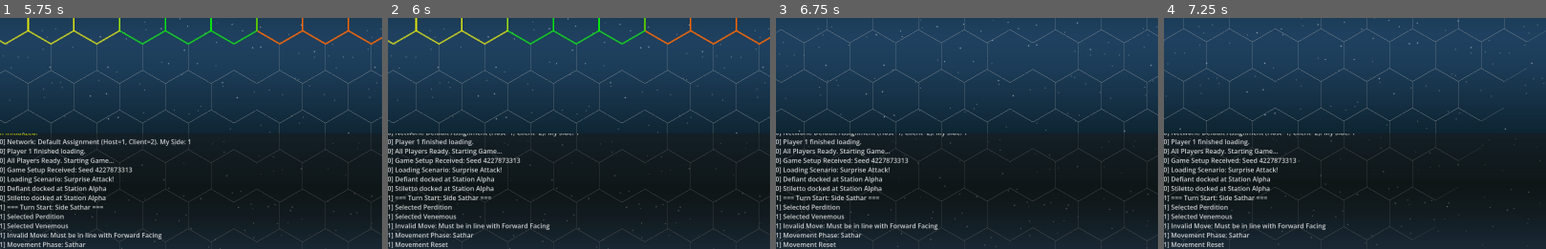
Above: before the commit, frames 1-4 (left to right).
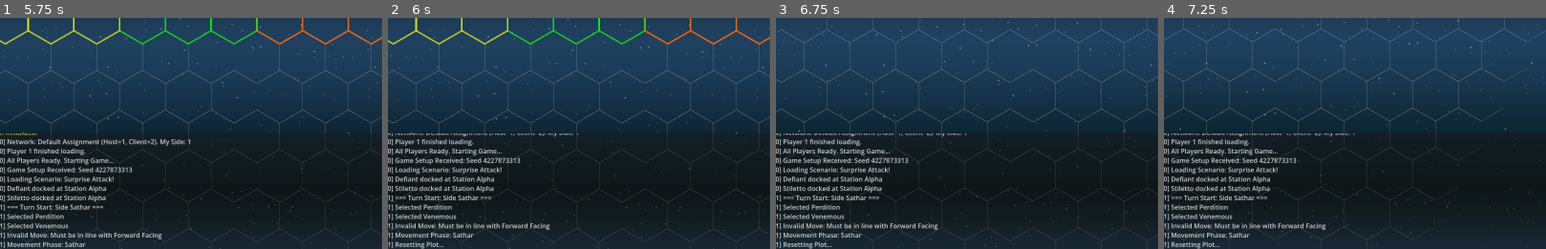
Above: after the commit, the same moments.

Repository: jjeffers/sf-kh-simulator
Game: Godot game, scene res://Scenes/Main.tscn
Same seed, same stepped clock (60 frames per second), same inputs: the game is played once before the commit and once after it. This scene is started directly instead of the project's main scene.
Inputs (mouse positions are % of the whole screen's width and height, from its top left):
- Up to frame 1 (5.75 s): click "> Venemous (PLANNING) <" at 0.5 s; click "Perdition (PLANNING)" at 1.25 s; click "Venemous (PLANNING)" at 2 s; tap Enter at 2.75 s; drag from (94, 29) to (60, 28) at 2.77 s; tap Space at 3.5 s; drag from (80, 65) to (45, 70) at 3.52 s; move the mouse to (20, 35) at 4.27 s; hold A 4.28-5 s; tap Alt at 4.35 s; drag from (55, 50) to (20, 35) at 5.02 s
- Up to frame 2 (6 s): click "Undo" at 5.75 s
- Up to frame 3 (6.75 s): move the mouse to (35, 25) at 6.52 s; hold S from 6.53 s (still down); tap Q at 6.6 s
- Up to frame 4 (7.25 s): keep holding S; tap Space at 6.77 s
The pictures show only the part of the screen within x 2-52%, y 50-100%; the shares and areas given below are measured in that part.

Frame 1 is identical in both runs. In frame 2, 0.2% of the frame differs, in the area x 2-16%, y 96-100%; in frame 3, 0.2%; in frame 4, 0.2%.

Commit message:
fix: resolve undo desync and add missing LOS tests

Diff:
--- a/Scripts/GameManager.gd
+++ b/Scripts/GameManager.gd
@@ -1639,6 +1639,15 @@
 		if is_instance_valid(s):
 			s.reset_turn_state()
 
+			# Capture Start State for Undo
+			s.turn_start_state = {
+				"grid_position": s.grid_position,
+				"facing": s.facing,
+				"speed": s.speed,
+				"is_ms_active": s.is_ms_active,
+				"ms_orbit_start_hex": s.ms_orbit_start_hex
+			}
+
 	start_movement_phase()
 
 	# Fire Damage Phase (after Turn Start reset)
@@ -2395,32 +2404,60 @@
 		else: label_player_info.modulate = Color.GREEN
 
 func _on_undo():
-	# User Request: "Undo" button should restore ship to original position/state (Full Reset)
-	if selected_ship and selected_ship.has_moved:
-		log_message("Undoing Committed Move for %s" % selected_ship.name)
-		if not selected_ship.turn_start_state.is_empty():
-			var s = selected_ship.turn_start_state
-			selected_ship.grid_position = s["grid_position"]
-			selected_ship.facing = s["facing"]
-			selected_ship.speed = s["speed"]
-			selected_ship.is_ms_active = s["is_ms_active"]
-			selected_ship.ms_orbit_start_hex = s["ms_orbit_start_hex"]
-			selected_ship.has_moved = false
-			selected_ship.previous_path.clear() # Clear visual trail from the undone move
-
-			# Note: We don't clear turn_start_state here, enabling repeated undos if needed (though pointless)
+	if not selected_ship: return
+
+	# Case 1: Committed Move (Needs RPC / Full Reset)
+	if selected_ship.has_moved:
+		if multiplayer.has_multiplayer_peer():
+			rpc("rpc_undo_move", selected_ship.name)
 		else:
-			log_message("[Error] No turn start state found for undo!")
-
-	log_message("Movement Reset")
-
-	# Clear all plotting data and restore start state
+			rpc_undo_move(selected_ship.name)
+		return
+
+	# Case 2: Plotting Phase (Local Reset)
+	log_message("Resetting Plot...")
 	_reset_plotting_state()
-
-	# Visual Reset
 	_spawn_ghost()
 	_update_ui_state()
 	queue_redraw()
+
+@rpc("any_peer", "call_local", "reliable")
+func rpc_undo_move(ship_name: String):
+	var s_obj = _find_ship_by_name(ship_name)
+	if not s_obj: return
+
+	# Security: Check Ownership
+	var sender = 1
+	if multiplayer.has_multiplayer_peer():
+		sender = multiplayer.get_remote_sender_id()
+		if sender == 0: sender = multiplayer.get_unique_id()
+
+	if not _validate_rpc_ownership(sender, s_obj.side_id):
+		return
+
+	log_message("Undoing Move for %s" % s_obj.name)
+
+	if not s_obj.turn_start_state.is_empty():
+		var state = s_obj.turn_start_state
+		s_obj.grid_position = state["grid_position"]
+		s_obj.facing = state["facing"]
+		s_obj.speed = state["speed"]
+		s_obj.is_ms_active = state["is_ms_active"]
+		s_obj.ms_orbit_start_hex = state["ms_orbit_start_hex"]
+		s_obj.has_moved = false
+		s_obj.previous_path.clear()
+	else:
+		log_message("[Error] No turn start state found for undo!")
+
+	# If this is the selected ship on this client, reset UI
+	if selected_ship == s_obj:
+		_reset_plotting_state()
+		_spawn_ghost()
+		_update_ui_state()
+		queue_redraw()
+	else:
+		# Remote update
+		s_obj.queue_redraw()
 
 
 var state_is_orbiting: bool = false # Temp state for UI
--- /dev/null
+++ b/test/integration/test_undo_sync.gd
@@ -0,0 +1,87 @@
+extends GutTest
+
+var game_manager_script = load("res://Scripts/GameManager.gd")
+var ship_script = load("res://Scripts/Ship.gd")
+
+var _gm = null
+var _ship = null
+
+func before_each():
+	_gm = game_manager_script.new()
+	add_child_autofree(_gm)
+
+	_ship = ship_script.new()
+	_ship.name = "TestShip"
+	_ship.side_id = 1
+	_gm.ships.append(_ship)
+	_gm.add_child(_ship)
+
+func test_rpc_undo_move_resets_state():
+	# 1. Setup Initial State (as if Turn Started)
+	var start_pos = Vector3i(0, 0, 0)
+	var start_facing = 0
+
+	_ship.grid_position = start_pos
+	_ship.facing = start_facing
+	_ship.speed = 0
+
+	# Simulate Turn Start Capture
+	_ship.reset_turn_state()
+	_ship.turn_start_state = {
+		"grid_position": start_pos,
+		"facing": start_facing,
+		"speed": 0,
+		"is_ms_active": false,
+		"ms_orbit_start_hex": Vector3i.ZERO
+	}
+
+	# 2. Perform a Move
+	var move_pos = Vector3i(0, 1, -1)
+	_ship.grid_position = move_pos
+	_ship.has_moved = true
+	_ship.previous_path.assign([move_pos])
+
+	# 3. Call RPC (Simulate receiving it)
+	# We rely on validate logic, so we need to mess with side_id or disable security for test?
+	# _validate_rpc_ownership defaults to failing if no sender.
+	# But if no multiplayer peer, it assumes local (sender=1)?
+	# Let's check logic:
+	# if multiplayer.has_multiplayer_peer(): sender = remote_id else: sender = 1
+	# The test runner usually has NO peer, so sender=1.
+	# We need ship.side_id = 1? But _validate checks if sender_id maps to side_id.
+	# NetworkManager.lobby_data["teams"] defaults to empty.
+	# So _validate might fail.
+	# Let's Mock NetworkManager or bypass?
+	# We can set NetworkManager.lobby_data["teams"] = {1: 1}
+
+	var NetworkManager = _gm.get_node("/root/NetworkManager")
+	if NetworkManager:
+		NetworkManager.lobby_data["teams"] = {1: 1} # Peer 1 owns Side 1
+
+	_gm.rpc_undo_move("TestShip")
+
+	# 4. Verify Reset
+	assert_eq(_ship.grid_position, start_pos, "Ship should return to start pos")
+	assert_false(_ship.has_moved, "Ship should not be marked as moved")
+	assert_eq(_ship.previous_path.size(), 0, "Previous path should be cleared")
+
+func test_undo_on_client_triggers_rpc():
+	# This requires creating a mock peer or checking if rpc was called.
+	# GUT has 'stub' or 'spy'?
+	# Easier to just verify the logic branch:
+	# If has_moved = true, it calls local rpc_undo_move (if offline).
+	# Setup
+	_gm.selected_ship = _ship
+	_ship.has_moved = true
+	_ship.turn_start_state = {"grid_position": Vector3i.ZERO, "facing": 0, "speed": 0, "is_ms_active": false, "ms_orbit_start_hex": Vector3i.ZERO}
+
+	# Force Offline
+	# (Default is offline)
+
+	# Execute
+	_gm._on_undo()
+
+	# Verify
+	# Since offline calls rpc_undo_move directly, state should reset.
+	assert_eq(_ship.grid_position, Vector3i.ZERO)
+	assert_false(_ship.has_moved)
--- /dev/null
+++ b/test/unit/test_planet_los.gd
@@ -0,0 +1,77 @@
+extends GutTest
+
+var game_manager_script = load("res://Scripts/GameManager.gd")
+var ship_script = load("res://Scripts/Ship.gd")
+var hex_grid_script = load("res://Scripts/HexGrid.gd")
+
+var gm
+var shooter
+var target
+
+func before_each():
+	gm = game_manager_script.new()
+	add_child_autofree(gm)
+	gm.ships = []
+	gm.planet_hexes = []
+
+func test_planet_blocks_los():
+	# Setup: Shooter (0,0,0) -> Planet (1,-1,0) -> Target (2,-2,0)
+	# This is a straight line.
+	var planet_hex = Vector3i(1, -1, 0)
+	gm.planet_hexes.append(planet_hex)
+
+	shooter = ship_script.new()
+	shooter.name = "Shooter"
+	shooter.grid_position = Vector3i(0, 0, 0)
+	shooter.side_id = 1
+	# Give weapon with range
+	shooter.weapons = [ {"name": "Laser", "type": "Laser", "range": 10, "arc": "T", "ammo": 10, "max_ammo": 10}]
+	gm.ships.append(shooter)
+	add_child_autofree(shooter)
+
+	target = ship_script.new()
+	target.name = "Target"
+	target.grid_position = Vector3i(2, -2, 0)
+	target.side_id = 2
+	gm.ships.append(target)
+	add_child_autofree(target)
+
+	# Verify LOS is blocked
+	var targets = gm._get_valid_targets(shooter)
+	var is_target_found = false
+	for t in targets:
+		if t == target:
+			is_target_found = true
+			break
+
+	assert_false(is_target_found, "Target should be blocked by planet")
+
+func test_planet_does_not_block_clear_los():
+	# Setup: Shooter (0,0,0) -> Empty (1,-1,0) -> Target (2,-2,0)
+	# Planet is at (1, 0, -1) (adjacent, not in line)
+	gm.planet_hexes.append(Vector3i(1, 0, -1))
+
+	shooter = ship_script.new()
+	shooter.name = "Shooter"
+	shooter.grid_position = Vector3i(0, 0, 0)
+	shooter.side_id = 1
+	shooter.weapons = [ {"name": "Laser", "type": "Laser", "range": 10, "arc": "T", "ammo": 10}]
+	gm.ships.append(shooter)
+	add_child_autofree(shooter)
+
+	target = ship_script.new()
+	target.name = "Target"
+	target.grid_position = Vector3i(2, -2, 0)
+	target.side_id = 2
+	gm.ships.append(target)
+	add_child_autofree(target)
+
+	# Verify LOS is valid
+	var targets = gm._get_valid_targets(shooter)
+	var is_target_found = false
+	for t in targets:
+		if t == target:
+			is_target_found = true
+			break
+
+	assert_true(is_target_found, "Target should be visible")
Not shown, changed: bugs.md
